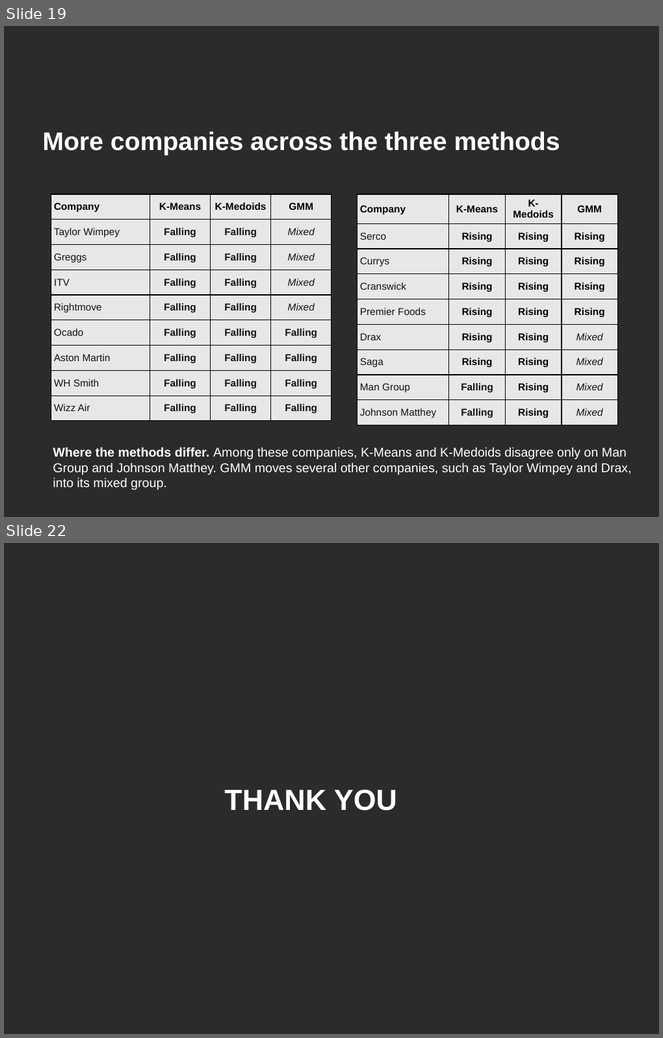
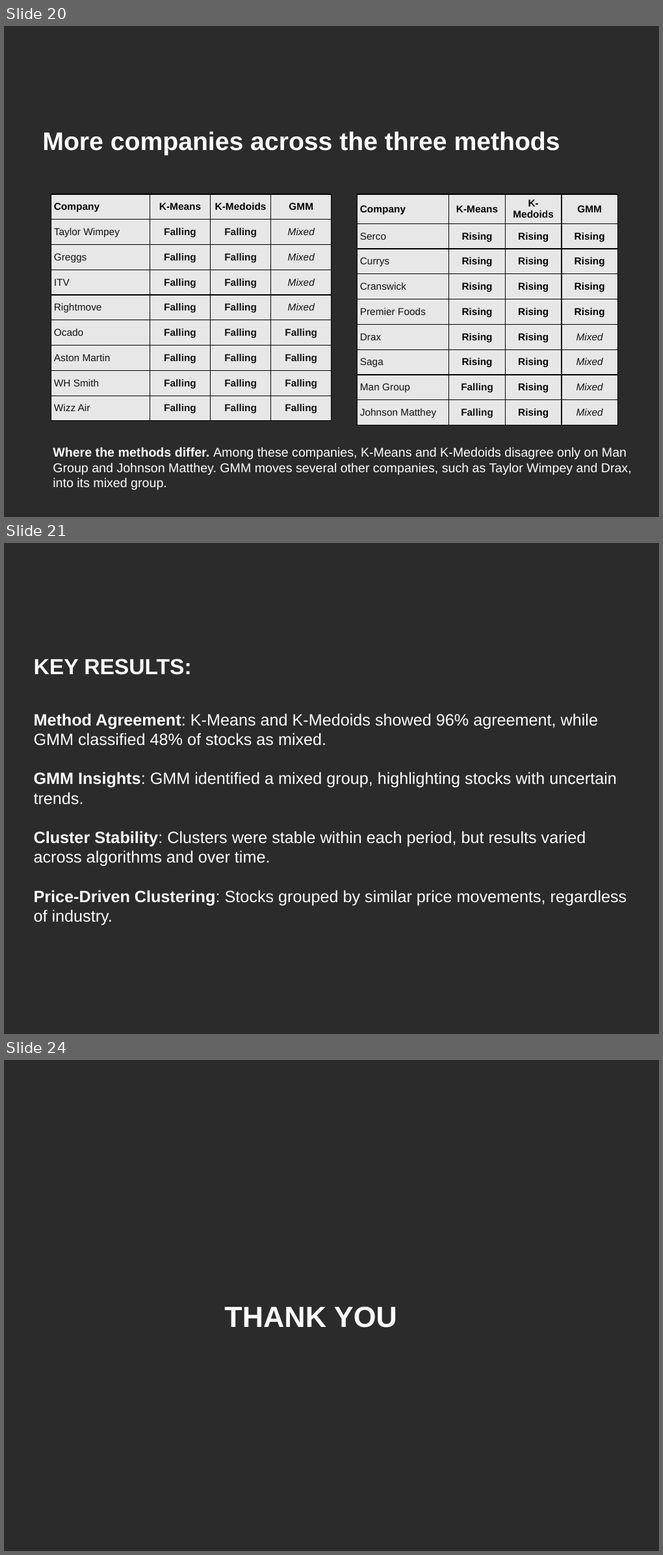
Before and after one commit to divyalakshmiram7-pixel/stockpricemovement, a slide deck: CSDI-14261808-am.pptx. Shown one above the other, each under a label of ours: slides 19 and 22 before the commit, slides 20, 21 and 24 after it; the slides between them are not shown. The pictures are 663x1038 and 663x1555 pixels, drawn with LibreOffice and Linux fonts; fonts in the diff are those of the drawing; background and template pictures are left out; a plain dark background stands for a picture behind light text. Boxes give left, top, right and bottom in pixels: in the first picture for what was removed or moved away, otherwise in the second. Text is boxed around its words. In the diff, an @@ line names an element or a change of style, - is before the commit and + after.

```diff
--- a/CSDI-14261808-am.pptx
+++ b/CSDI-14261808-am.pptx
@@ slide 21 added at (x1=4, y1=543, x2=659, y2=1034), background picture (left out) @@
@@ text added at (x1=34, y1=659, x2=191, y2=675), 24 pt, text #FFFFFF, bold @@
+KEY RESULTS:
@@ text added at (x1=34, y1=713, x2=627, y2=926), 18 pt, text #FFFFFF @@
+Method Agreement: K-Means and K-Medoids showed 96% agreement, while GMM classified 48% of stocks as mixed.
+GMM Insights: GMM identified a mixed group, highlighting stocks with uncertain trends.
+Cluster Stability: Clusters were stable within each period, but results varied across algorithms and over time.
+Price-Driven Clustering: Stocks grouped by similar price movements, regardless of industry.
@@ what was slide 19 is now slide 20 @@
@@ what was slide 22 is now slide 24 @@
```
Also in this commit, not shown: 5 slides changed, 3 other slides added, 2 slides removed.
